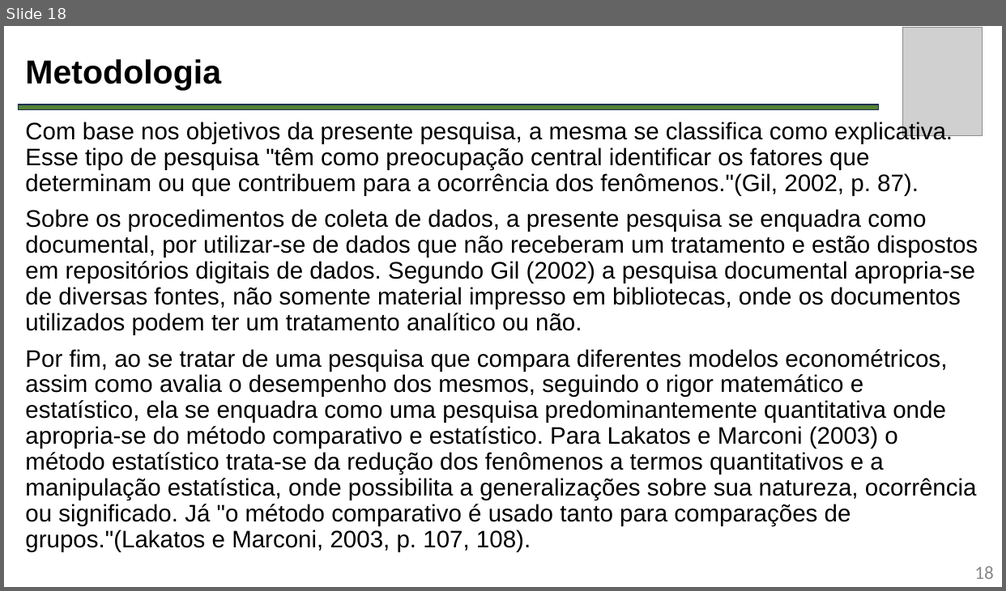
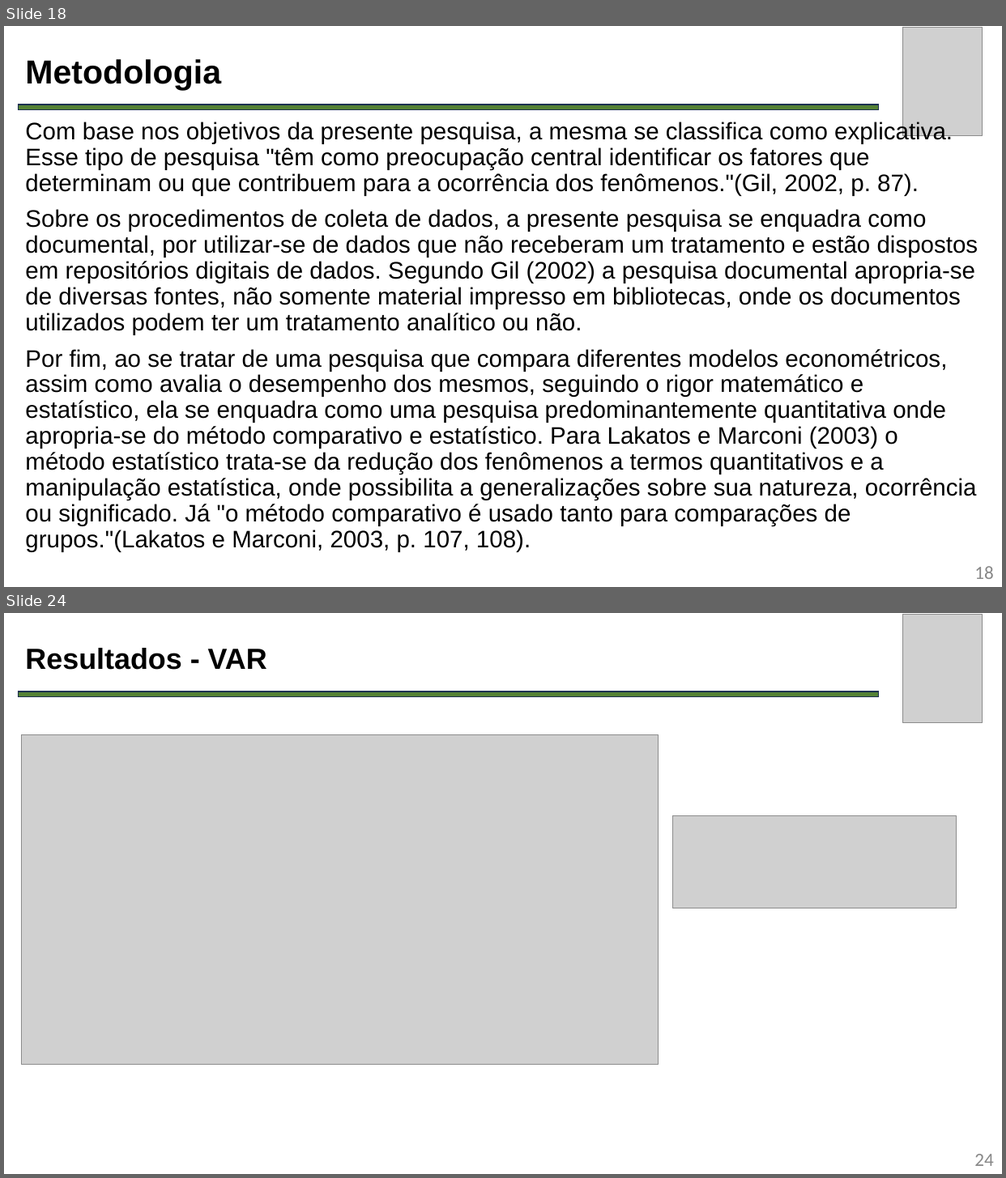
Before and after one commit to leonilso/TCC-UFFS-IA-PIB, a slide deck: Apresentação.pptx. Shown one above the other, each under a label of ours: slide 18 before the commit, slides 18 and 24 after it; the slides between them are not shown. The pictures are 1006x591 and 1006x1178 pixels, drawn with LibreOffice and Linux fonts; fonts in the diff are those of the drawing; grey boxes stand for pictures. Boxes give left, top, right and bottom in pixels: in the first picture for what was removed or moved away, otherwise in the second. Text is boxed around its words. In the diff, an @@ line names an element or a change of style, - is before the commit and + after.

```diff
--- a/Apresentação.pptx
+++ b/Apresentação.pptx
@@ slide 24 added at <box>4,613,1002,1174</box>, background #FFFFFF @@
@@ picture added at <box>903,615,983,723</box> @@
@@ title added at <box>25,648,267,670</box>, 28 pt, text #000000, bold @@
+Resultados - VAR
@@ rectangle added at <box>19,692,879,697</box>, fill #548135, outline #1C3052 1 pt @@
@@ picture added at <box>21,735,658,1064</box> @@
@@ picture added at <box>672,815,957,908</box> @@
@@ page number added at <box>974,1154,993,1166</box>, 18 pt, text #888888 @@
+24
```
Also in this commit, not shown: 1 slide changed, 22 other slides added, 2 other files.
